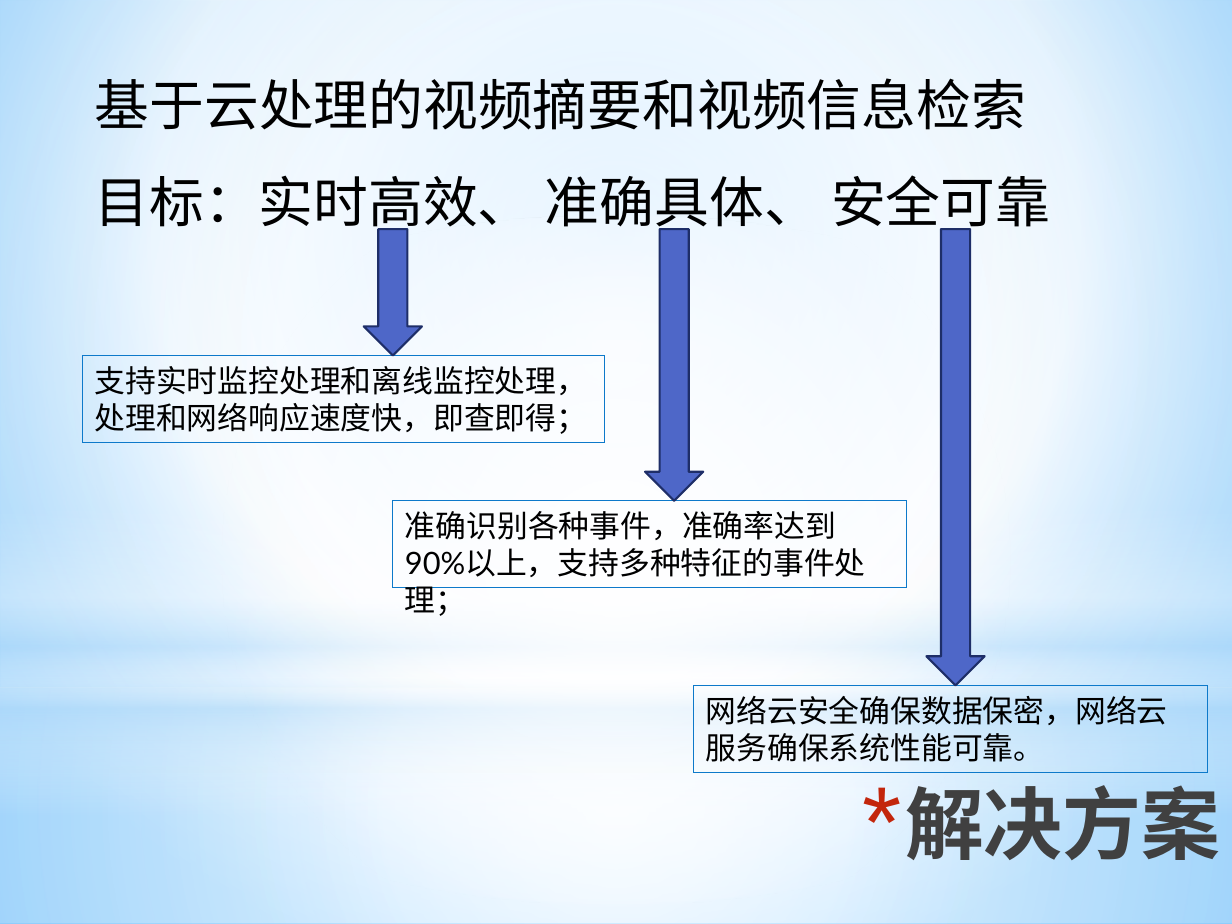
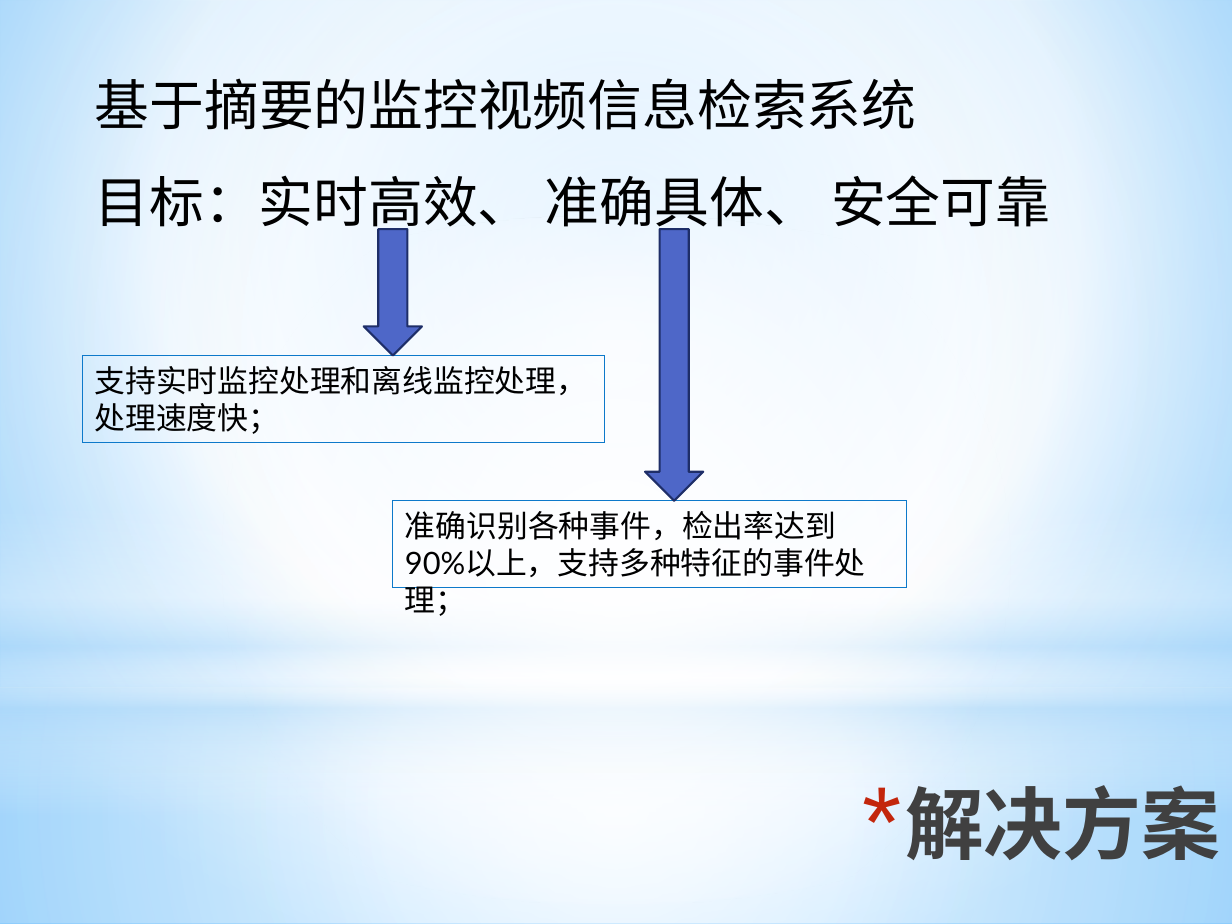
Before and after one commit to ronnyMakhuddin/motion-detect-tiqu, a slide deck: slide 4 of 研究生毕业设计/文档管理/预答辩/毕业设计预答辩.pptx (slide 6 before the commit). Drawn at 1232x924 pixels with LibreOffice and Linux fonts; fonts in the diff are those of the drawing. Boxes give left, top, right and bottom in pixels: in the first picture for what was removed or moved away, otherwise in the second. Text is boxed around its words. In the diff, an @@ line names an element or a change of style, - is before the commit and + after.

```diff
--- a/研究生毕业设计/文档管理/预答辩/毕业设计预答辩.pptx
+++ b/研究生毕业设计/文档管理/预答辩/毕业设计预答辩.pptx
@@ text at (x1=95, y1=78, x2=917, y2=130): text changed @@
-基于云处理的视频摘要和视频信息检索
+基于摘要的监控视频信息检索系统
@@ down arrow removed at (x1=926, y1=229, x2=984, y2=685) @@
@@ text in rectangle at (x1=94, y1=403, x2=279, y2=434): text changed @@
-处理和网络响应速度快，即查即得；
+处理速度快；
@@ text in rectangle at (x1=405, y1=511, x2=866, y2=577): text changed @@
-准确识别各种事件，准确率达到90%以上，支持多种特征的事件处理；
+准确识别各种事件，检出率达到90%以上，支持多种特征的事件处理；
@@ rectangle removed at (x1=694, y1=685, x2=1207, y2=772) @@
-网络云安全确保数据保密，网络云服务确保系统性能可靠。
```
Also in this commit, not shown: 2 slides removed.
